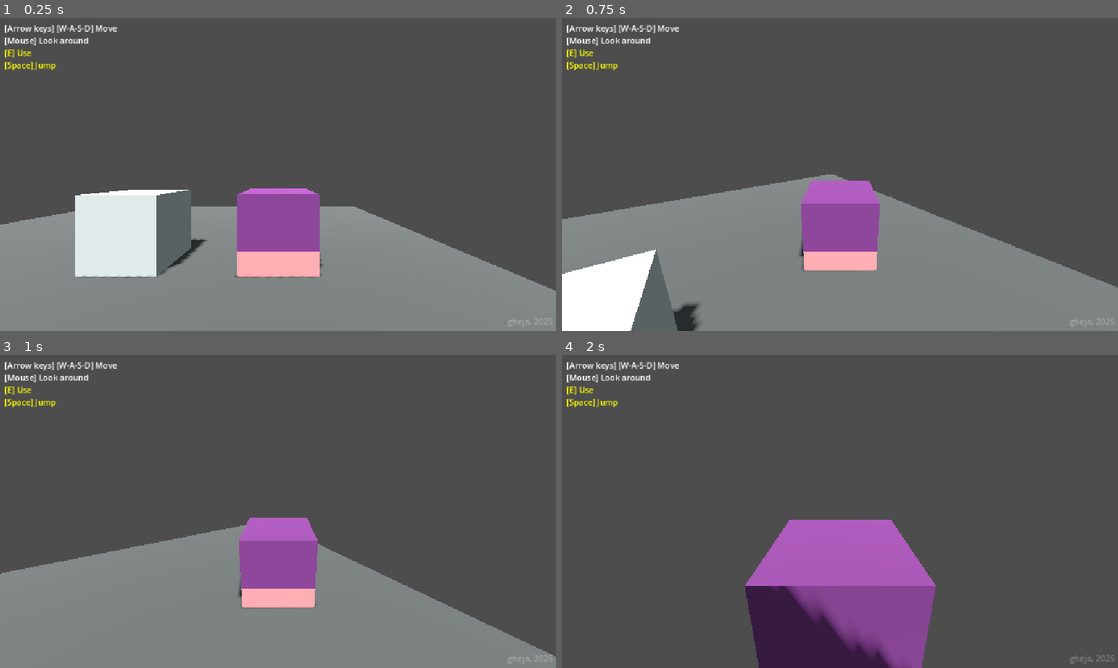
Above: before the commit, frames 1-4 (two rows, left to right).
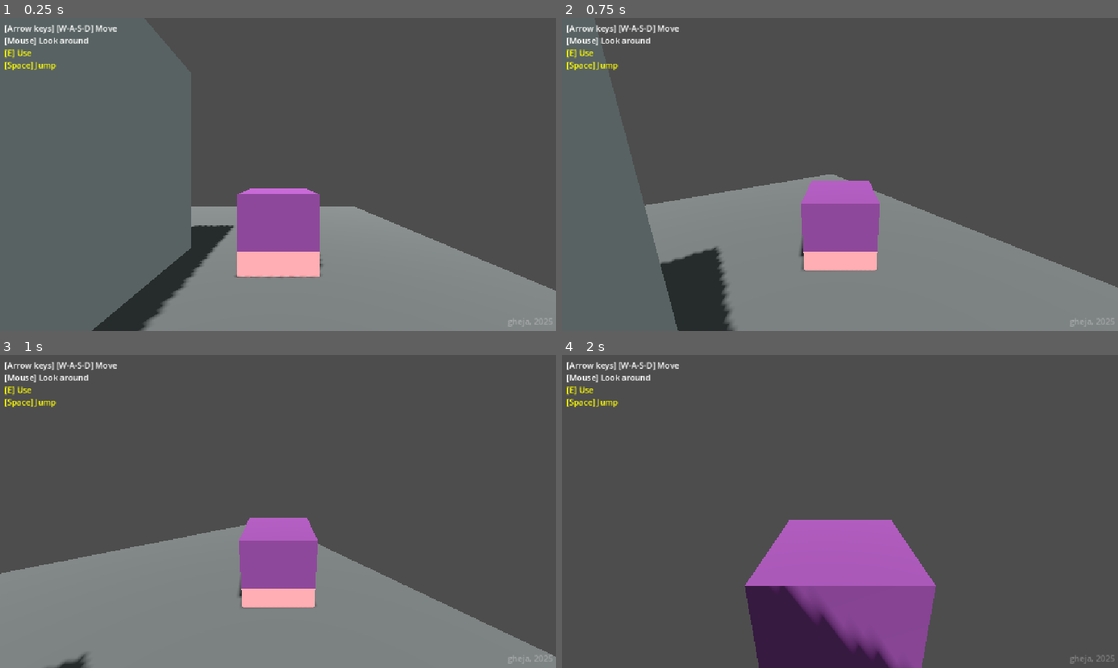
Above: after the commit, the same moments.

Repository: gheja/bot-loop
Game: Godot game, scene res://scenes/main_scene.tscn
Same seed, same stepped clock (60 frames per second), same inputs: the game is played once before the commit and once after it.
Inputs (mouse positions are in pixels of both pictures, inside the frame that each line leads up to):
- Up to frame 1 (0.25 s): no input
- Up to frame 2 (0.75 s): tap Enter at 0.5 s; move the mouse to (867, 174) at 0.52 s; hold W (move_up) from 0.53 s (still down)
- Up to frame 3 (1 s): keep holding W (move_up)
- Up to frame 4 (2 s): keep holding W (move_up); move the mouse to (812, 511) at 1.27 s

The runs differ from the first frame. In frame 1, 13% of the frame differs, in the area x 0-42%, y 54-100%; in frame 2, 8.0%; in frame 3, 0.1%; in frame 4, nothing differs.

Commit message:
Updated wall

Diff:
--- a/src/objects/object_wall.tscn
+++ b/src/objects/object_wall.tscn
@@ -4,13 +4,15 @@
 albedo_color = Color(0.728822, 0.728822, 0.728822, 1)
 
 [sub_resource type="BoxShape3D" id="BoxShape3D_xm2oa"]
+size = Vector3(1, 3, 1)
 
 [node name="ObjectWall" type="StaticBody3D"]
 
 [node name="CSGBox3D" type="CSGBox3D" parent="."]
-transform = Transform3D(1, 0, 0, 0, 1, 0, 0, 0, 1, 0, 0.5, 0)
+transform = Transform3D(1, 0, 0, 0, 1, 0, 0, 0, 1, 0, 1.5, 0)
+size = Vector3(1, 3, 1)
 material = SubResource("StandardMaterial3D_xm2oa")
 
 [node name="CollisionShape3D" type="CollisionShape3D" parent="."]
-transform = Transform3D(1, 0, 0, 0, 1, 0, 0, 0, 1, 0, 0.5, 0)
+transform = Transform3D(1, 0, 0, 0, 1, 0, 0, 0, 1, 0, 1.5, 0)
 shape = SubResource("BoxShape3D_xm2oa")
--- a/src/scenes/level_base.tscn
+++ b/src/scenes/level_base.tscn
@@ -13,5 +13,14 @@
 
 [node name="ObjectWall" parent="LevelObjectContainer" instance=ExtResource("1_548ah")]
 
+[node name="ObjectWall2" parent="LevelObjectContainer" instance=ExtResource("1_548ah")]
+transform = Transform3D(1, 0, 0, 0, 1, 0, 0, 0, 1, 0, 0, 1)
+
+[node name="ObjectWall3" parent="LevelObjectContainer" instance=ExtResource("1_548ah")]
+transform = Transform3D(1, 0, 0, 0, 1, 0, 0, 0, 1, 0, 0, 2)
+
+[node name="ObjectWall4" parent="LevelObjectContainer" instance=ExtResource("1_548ah")]
+transform = Transform3D(1, 0, 0, 0, 1, 0, 0, 0, 1, 0, 0, 3)
+
 [node name="PlayerCharacter" parent="LevelObjectContainer" instance=ExtResource("3_bkdr1")]
 transform = Transform3D(1, 0, 0, 0, 1, 0, 0, 0, 1, 2, 0, 0)
